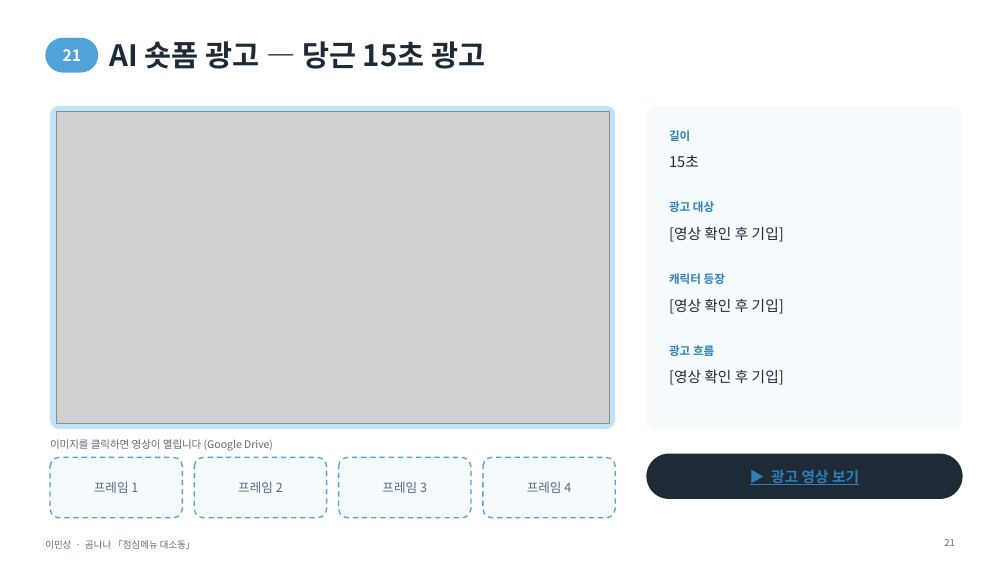
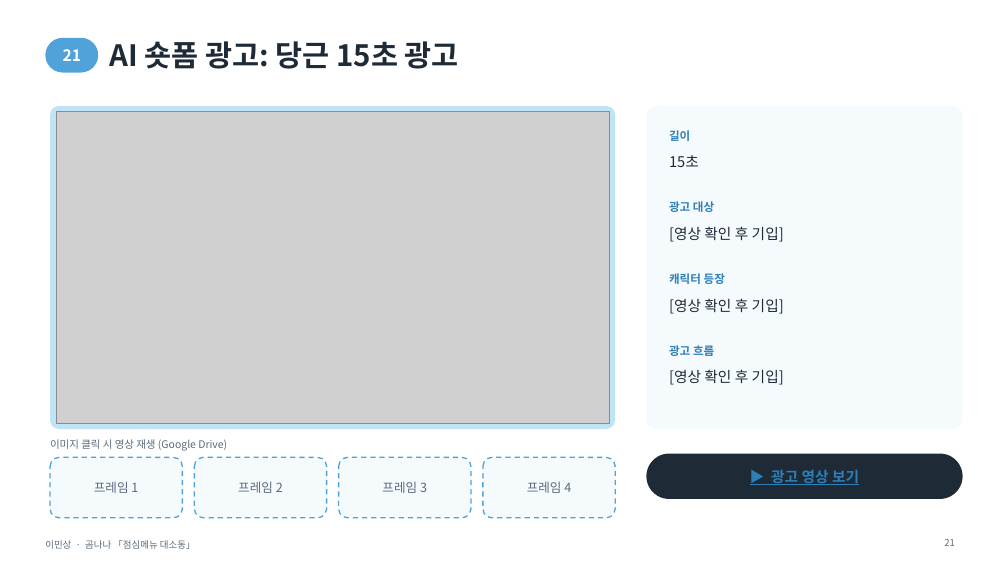
Before and after one commit to chikinx33/H-it, a slide deck: slide 21 of lms/이민상_포트폴리오.pptx. Drawn at 1008x567 pixels with LibreOffice and Linux fonts; fonts in the diff are those of the drawing; grey boxes stand for pictures. Boxes give left, top, right and bottom in pixels: in the first picture for what was removed or moved away, otherwise in the second. Text is boxed around its words. In the diff, an @@ line names an element or a change of style, - is before the commit and + after.

```diff
--- a/lms/이민상_포트폴리오.pptx
+++ b/lms/이민상_포트폴리오.pptx
@@ title at (110,41,459,69): text changed @@
-AI 숏폼 광고 — 당근 15초 광고
+AI 숏폼 광고: 당근 15초 광고
@@ text at (50,439,227,451): text changed @@
-이미지를 클릭하면 영상이 열립니다 (Google Drive)
+이미지 클릭 시 영상 재생 (Google Drive)
```
Also in this commit, not shown: 20 other slides changed, 7 other files.
